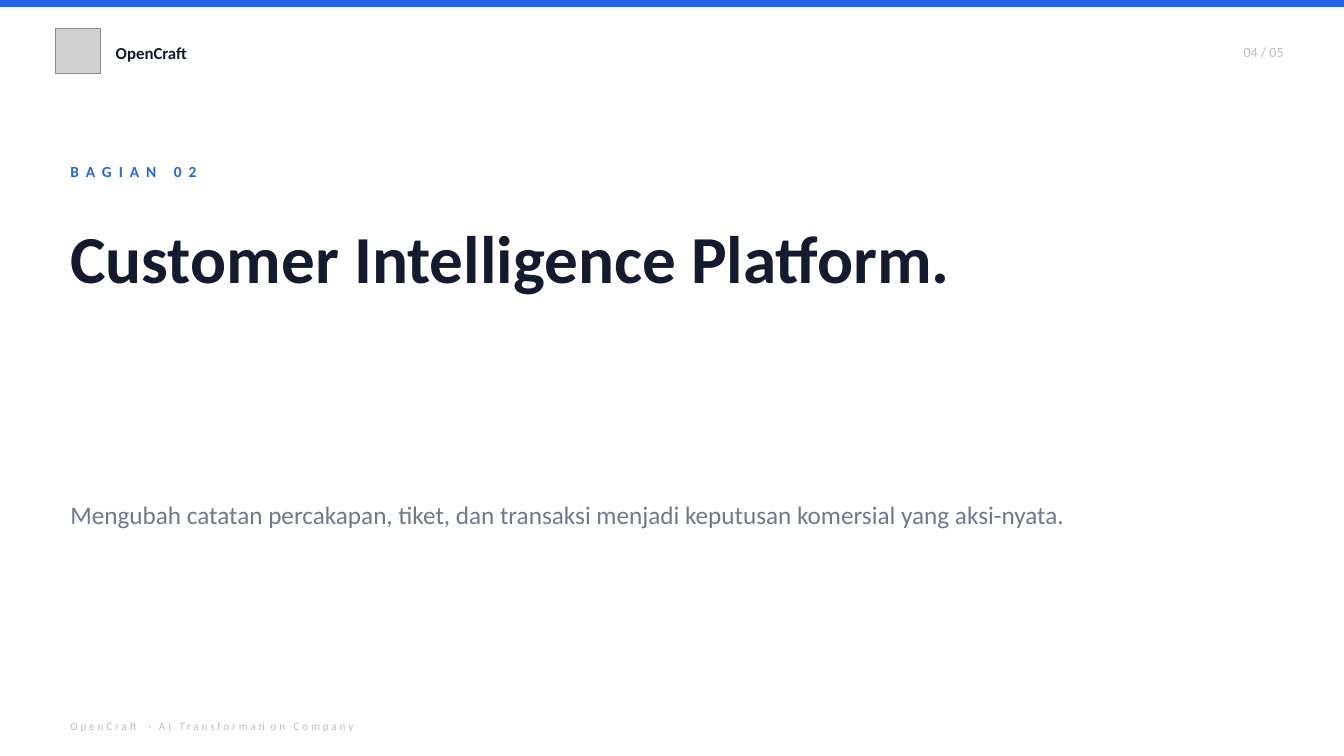
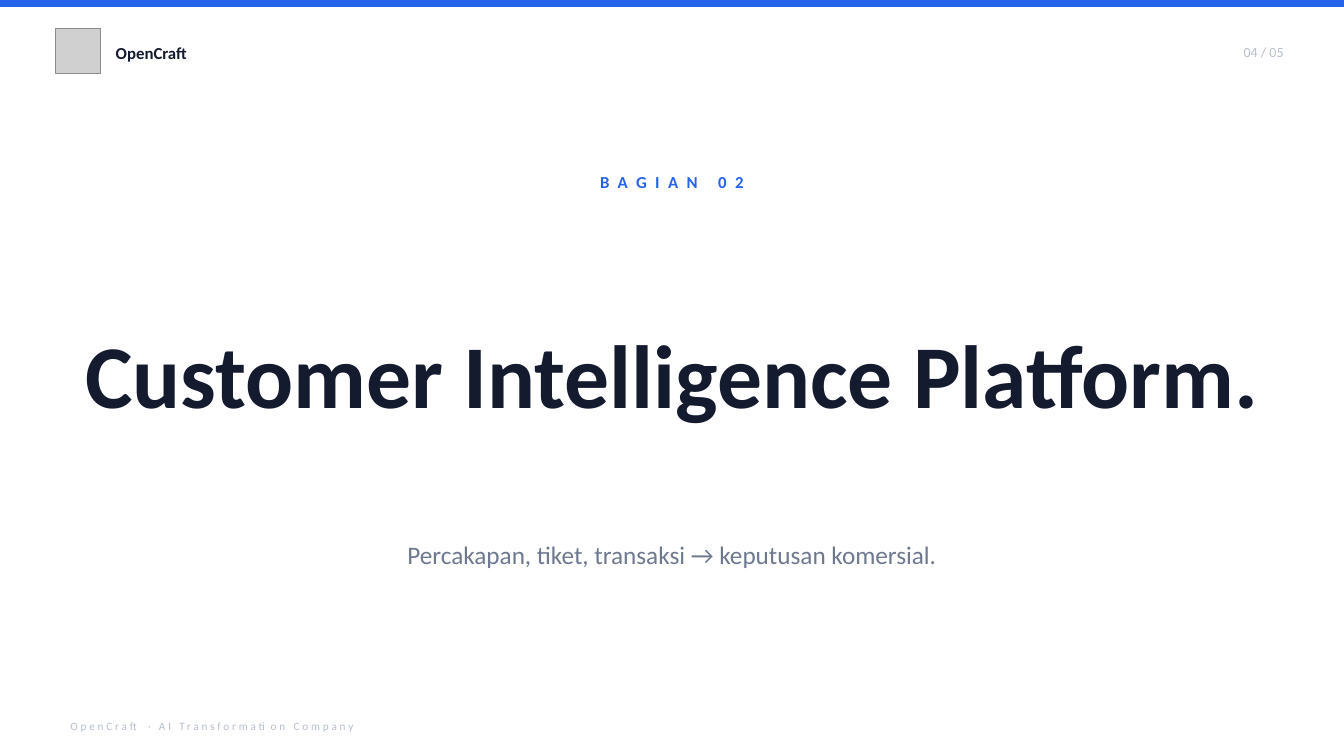
Before and after one commit to opencraftdev/document-agent, a slide deck: slide 4 of documents/deck/sample_draft.pptx. Drawn at 1344x756 pixels with LibreOffice and Linux fonts; fonts in the diff are those of the drawing; grey boxes stand for pictures. Boxes give left, top, right and bottom in pixels: in the first picture for what was removed or moved away, otherwise in the second. Text is boxed around its words. In the diff, an @@ line names an element or a change of style, - is before the commit and + after.

Commit message:
Lock billboard-scale typography across deck workflow
Every deck slide must now emphasize big readable type with minimal text.
Rules apply identically in draft (pptxgenjs) and polished (gpt-image-2) modes.

Word budgets (enforced by the agent when authoring slide JSON):
- headline / title         ≤ 7 words
- subhead / lead / subtitle ≤ 14 words, one line
- pillar.title             1–3 words
- pillar.body              ≤ 10 words
- bullet                   ≤ 8 words, max 4 per slide
- stat.label               ≤ 4 words; stat.caption ≤ 7 words
- phase.title              1–3 words

CLAUDE.md
- New "Typography & content rules" section with the budgets above.
- "One idea per slide" + "show, don't tell" principles documented.

scripts/polish-deck.py
- STYLE_BLOCK adds "TYPOGRAPHY — billboard-scale, minimal text, locked":
  headlines 60–80pt visual weight, NO paragraphs, NO text beyond the
  supplied TEXT TO RENDER strings.
- Every per-kind builder (section / pillars / feature / stats / chart /
  roadmap) now spells out billboard-scale typography in its LAYOUT block
  and enforces the per-field word budgets.

templates/deck.ts (draft typography bumps)
- section: headline 48→64pt, centered
- pillars: title 30→44pt, num 22→32pt, pillar title 16→20pt, centered
- feature: title 32→44pt, lead 16→17pt italic centered, bullets 14→16pt
- stats: title 30→44pt, stat value 30→44pt, label 14→16pt
- chart: title 30→40pt, subtitle 14→16pt centered
- roadmap: title 30→40pt centered

samples/deck_sample.json
- Subhead trimmed to ≤14 words, pillar bodies cut to ≤6 words each,
  subtitle shortened — demonstrates the new minimal-text philosophy.

Re-rendered draft + polished samples reflect the new rules.

```diff
--- a/documents/deck/sample_draft.pptx
+++ b/documents/deck/sample_draft.pptx
@@ text "BAGIAN 02": place and size @@
-text "BAGIAN 02" at bbox=[60, 151, 1284, 192]
+text "BAGIAN 02" at bbox=[60, 161, 1284, 202]
@@ text "BAGIAN 02" at bbox=[60, 161, 1284, 202]: size 11 to 12 pt, letter spacing 5 to 6 pt; alignment left to centre @@
@@ text "Customer Intelligence Platform.": place and size @@
-text "Customer Intelligence Platform." at bbox=[70, 236, 950, 295]
+text "Customer Intelligence Platform." at bbox=[85, 345, 1258, 424]
@@ text "Customer Intelligence Platform." at bbox=[85, 345, 1258, 424]: size 48 to 64 pt; alignment left to centre; vertical alignment top to middle @@
@@ text at bbox=[407, 546, 936, 568]: text changed @@
-Mengubah catatan percakapan, tiket, dan transaksi menjadi keputusan komersial yang aksi-nyata.
+Percakapan, tiket, transaksi → keputusan komersial.
```
Also in this commit, not shown: 4 other slides changed, 6 other files.
